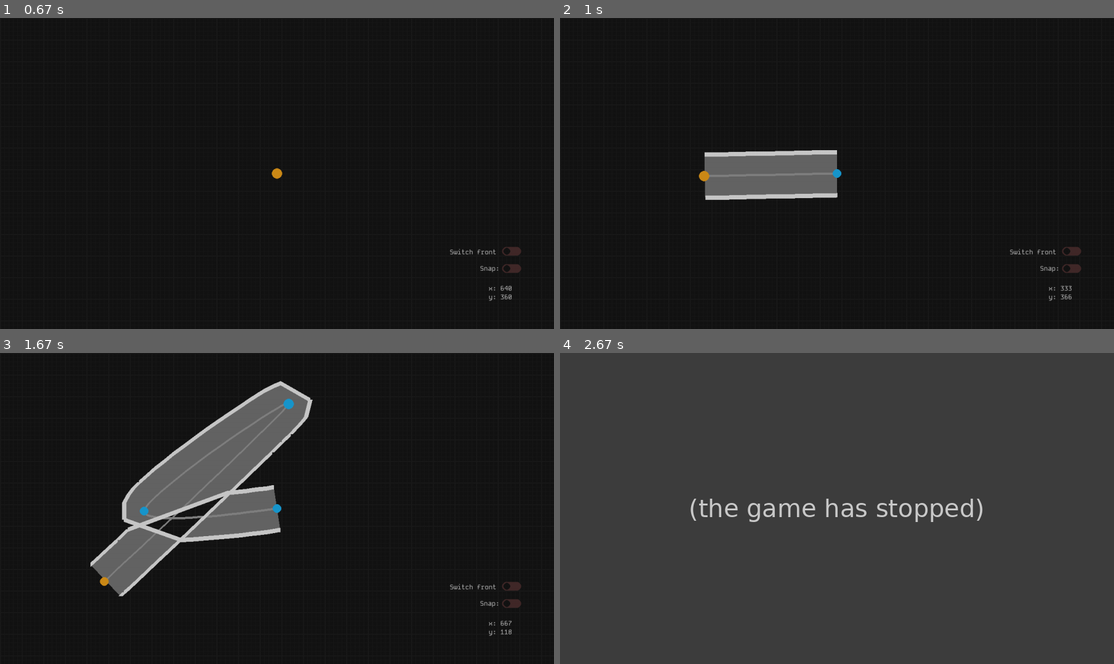
Above: before the commit, frames 1-4 (two rows, left to right).
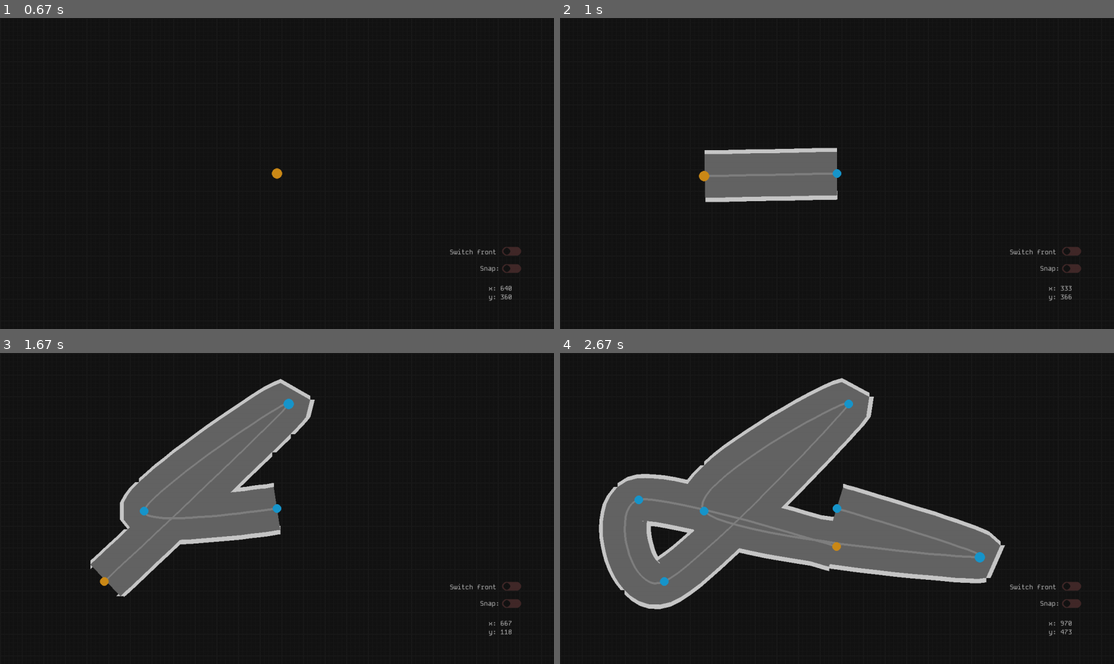
Above: after the commit, the same moments.

Repository: Raphael-W/Racing-Line
Game: pygame game, started from main.py
The game is run twice, just before and just after one commit, with the same random seed, the same clock (stepped at 60 frames per second) and the same inputs.
Inputs (mouse positions are in pixels of both pictures, inside the frame that each line leads up to):
- Up to frame 1 (0.67 s): click (277, 173) at 0.38 s
- Up to frame 2 (1 s): click (704, 176) at 0.72 s
- Up to frame 3 (1.67 s): click (105, 580) at 1.05 s; click (288, 402) at 1.38 s
- Up to frame 4 (2.67 s): click (637, 499) at 1.72 s; click (837, 545) at 2.05 s; click (981, 558) at 2.38 s

Frame 1 is identical in both runs. In frame 2, 0.8% of the frame differs, in the area x 26-51%, y 41-60%; in frame 3, 2.7%; in frame 4, 99%, in the area x 0-100%, y 0-100%.
Error before the commit: ValueError: not enough values to unpack (expected 2, got 0) (spline.py line 245); the game stopped at 2.38 s (later frames are placeholders)

Commit message:
Fixed kink issue

Diff:
--- a/spline.py
+++ b/spline.py
@@ -13,13 +13,12 @@
     point2 = np.array(point2)
     point3 = np.array(point3)
 
-    return np.linalg.norm(np.cross(point2-point1, point1-point3))/np.linalg.norm(point2-point1)
-
+    return np.abs(np.cross(point2-point1, point1-point3)) / np.linalg.norm(point2-point1)
 
 def findKink(point, linePoints, width):
     kinkFound = False
     for pointIndex in range(len(linePoints)):
-        kinkFound = kinkFound or (pointDistance(point, linePoints[pointIndex]) < width)
+        kinkFound = kinkFound or (pointDistance(point, linePoints[pointIndex]) < (width - 1))
     return kinkFound
 
 
@@ -111,6 +110,9 @@
         self.pointsSelected = []
         self.mouseHovering = None
 
+        self.perSegRes = 20
+        self.width = 50
+
         for point in points:
             self.points.append(ControlPoint(point[0], point[1]))
 
@@ -154,61 +156,61 @@
 
         return pointCoords
 
-    def computeSpline(self, perSegRes = 20, updatePoints = []):
+    def computeSpline(self, updatePoints = []):
         numOfSegments = len(self.points) - 1
 
         if len(self.points) >= 2:
             if len(updatePoints) > 0:
-                if (numOfSegments * perSegRes) > len(self.splinePoints):
+                if (numOfSegments * self.perSegRes) > len(self.splinePoints):
                     for point in updatePoints:
                         if point > 0:
-                            self.splinePoints = self.splinePoints[:((point - 1) * perSegRes):] + ([''] * perSegRes) + self.splinePoints[((point - 1) * perSegRes):]
+                            self.splinePoints = self.splinePoints[:((point - 1) * self.perSegRes):] + ([''] * self.perSegRes) + self.splinePoints[((point - 1) * self.perSegRes):]
                         else:
-                            self.splinePoints = ([''] * perSegRes) + self.splinePoints
-
-                elif (numOfSegments * perSegRes) < len(self.splinePoints):
+                            self.splinePoints = ([''] * self.perSegRes) + self.splinePoints
+
+                elif (numOfSegments * self.perSegRes) < len(self.splinePoints):
                     for point in updatePoints:
                         if point > 0:
-                            self.splinePoints = self.splinePoints[:((point - 1) * perSegRes):] + self.splinePoints[(point * perSegRes):]
+                            self.splinePoints = self.splinePoints[:((point - 1) * self.perSegRes):] + self.splinePoints[(point * self.perSegRes):]
                         else:
-                            self.splinePoints = self.splinePoints[((point + 1) * perSegRes):]
+                            self.splinePoints = self.splinePoints[((point + 1) * self.perSegRes):]
 
             else:
-                self.splinePoints = [''] * (numOfSegments * perSegRes)
-
-            resolution = numOfSegments * perSegRes
+                self.splinePoints = [''] * (numOfSegments * self.perSegRes)
+
+            resolution = numOfSegments * self.perSegRes
             updateRange = (0, resolution)
 
             if len(updatePoints) > 0:
                 lowerBound = max((min(updatePoints) - 2, 0))
                 upperBound = min(max(updatePoints) + 2, numOfSegments)
-                updateRange = (lowerBound * perSegRes, upperBound * perSegRes)
+                updateRange = (lowerBound * self.perSegRes, upperBound * self.perSegRes)
 
 
             for tInt in range(*updateRange):
                 t = tInt / resolution
                 self.splinePoints[tInt] = (calculateSpline(self.returnPointCoords(), t))
 
-    def computeTrackEdges(self, perSegRes = 20, updatePoints = [], width = 50):
+    def computeTrackEdges(self, updatePoints = []):
         if len(self.splinePoints) >= 2:
             if len(updatePoints) > 0:
                 if len(self.splinePoints) > len(self.leftTrackEdge):
                     for point in updatePoints:
                         if point > 0:
-                            self.leftTrackEdge = self.leftTrackEdge[:((point - 1) * perSegRes)] + ([''] * perSegRes) + self.leftTrackEdge[((point - 1) * perSegRes):]
-                            self.rightTrackEdge = self.rightTrackEdge[:((point - 1) * perSegRes)] + ([''] * perSegRes) + self.rightTrackEdge[((point - 1) * perSegRes):]
+                            self.leftTrackEdge = self.leftTrackEdge[:((point - 1) * self.perSegRes)] + ([''] * self.perSegRes) + self.leftTrackEdge[((point - 1) * self.perSegRes):]
+                            self.rightTrackEdge = self.rightTrackEdge[:((point - 1) * self.perSegRes)] + ([''] * self.perSegRes) + self.rightTrackEdge[((point - 1) * self.perSegRes):]
                         else:
-                            self.leftTrackEdge = ([''] * perSegRes) + self.leftTrackEdge
-                            self.rightTrackEdge = ([''] * perSegRes) + self.rightTrackEdge
+                            self.leftTrackEdge = ([''] * self.perSegRes) + self.leftTrackEdge
+                            self.rightTrackEdge = ([''] * self.perSegRes) + self.rightTrackEdge
 
                 elif len(self.splinePoints) < len(self.leftTrackEdge):
                     for point in updatePoints:
                         if point > 0:
-                            self.leftTrackEdge = self.leftTrackEdge[:((point - 1) * perSegRes)] + self.leftTrackEdge[(point * perSegRes):]
-                            self.rightTrackEdge = self.rightTrackEdge[:((point - 1) * perSegRes)] + self.rightTrackEdge[(point * perSegRes):]
+                            self.leftTrackEdge = self.leftTrackEdge[:((point - 1) * self.perSegRes)] + self.leftTrackEdge[(point * self.perSegRes):]
+                            self.rightTrackEdge = self.rightTrackEdge[:((point - 1) * self.perSegRes)] + self.rightTrackEdge[(point * self.perSegRes):]
                         else:
-                            self.leftTrackEdge = self.leftTrackEdge[((point + 1) * perSegRes):]
-                            self.rightTrackEdge = self.rightTrackEdge[((point + 1) * perSegRes):]
+                            self.leftTrackEdge = self.leftTrackEdge[((point + 1) * self.perSegRes):]
+                            self.rightTrackEdge = self.rightTrackEdge[((point + 1) * self.perSegRes):]
 
             else:
                 self.leftTrackEdge = [''] * (len(self.splinePoints))
@@ -216,8 +218,8 @@
 
             updateRange = (0, len(self.splinePoints))
             if len(updatePoints) > 0:
-                lowerBound = max((min(updatePoints) - 2) * perSegRes, 0)
-                upperBound = min((max(updatePoints) + 2) * perSegRes, len(self.splinePoints))
+                lowerBound = max((min(updatePoints) - 2) * self.perSegRes, 0)
+                upperBound = min((max(updatePoints) + 2) * self.perSegRes, len(self.splinePoints))
                 updateRange = (lowerBound, upperBound)
 
             xExt = (self.splinePoints[-1][0] - self.splinePoints[-2][0])
@@ -225,34 +227,39 @@
             pointExt = (self.splinePoints[-1][0] + xExt, self.splinePoints[-1][1] + yExt)
             extendedSplinePoints = self.splinePoints + [pointExt]
 
-            nonKinkCoordLeft = self.leftTrackEdge[updateRange[0]]
-            nonKinkCoordRight = self.rightTrackEdge[updateRange[0]]
-
             for seg in range(*updateRange):
                 distance = pointDistance(extendedSplinePoints[seg], extendedSplinePoints[seg + 1])
 
-                newXLeft = ((width * (extendedSplinePoints[seg][1] - extendedSplinePoints[seg + 1][1])) / distance) + extendedSplinePoints[seg][0]
-                newYLeft = ((width * (extendedSplinePoints[seg + 1][0] - extendedSplinePoints[seg][0])) / distance) + extendedSplinePoints[seg][1]
-
-                newXRight = ((-width * (extendedSplinePoints[seg][1] - extendedSplinePoints[seg + 1][1])) / distance) + extendedSplinePoints[seg][0]
-                newYRight = ((-width * (extendedSplinePoints[seg + 1][0] - extendedSplinePoints[seg][0])) / distance) + extendedSplinePoints[seg][1]
-
-                lowerBound = max((min(updatePoints) - 3) * perSegRes, 0)
-                upperBound = min((max(updatePoints) + 3) * perSegRes, len(self.splinePoints))
-                updateRange = (lowerBound, upperBound)
-
-                if findKink((newXLeft, newYLeft), extendedSplinePoints[updateRange[0]: updateRange[1]], width - 1):
-                    newXLeft, newYLeft = nonKinkCoordLeft
-                else:
-                    nonKinkCoordLeft = (newXLeft, newYLeft)
-
-                if findKink((newXRight, newYRight), extendedSplinePoints[updateRange[0]: updateRange[1]], width - 1):
-                    newXRight, newYRight = nonKinkCoordRight
-                else:
-                    nonKinkCoordRight = (newXRight, newYRight)
+                newXLeft = ((self.width * (extendedSplinePoints[seg][1] - extendedSplinePoints[seg + 1][1])) / distance) + extendedSplinePoints[seg][0]
+                newYLeft = ((self.width * (extendedSplinePoints[seg + 1][0] - extendedSplinePoints[seg][0])) / distance) + extendedSplinePoints[seg][1]
+
+                newXRight = ((-self.width * (extendedSplinePoints[seg][1] - extendedSplinePoints[seg + 1][1])) / distance) + extendedSplinePoints[seg][0]
+                newYRight = ((-self.width * (extendedSplinePoints[seg + 1][0] - extendedSplinePoints[seg][0])) / distance) + extendedSplinePoints[seg][1]
 
                 self.leftTrackEdge[seg] = (newXLeft, newYLeft)
                 self.rightTrackEdge[seg] = (newXRight, newYRight)
+
+    def deKink(self):
+        xExt = (self.splinePoints[-1][0] - self.splinePoints[-2][0])
+        yExt = (self.splinePoints[-1][1] - self.splinePoints[-2][1])
+        pointExt = (self.splinePoints[-1][0] + xExt, self.splinePoints[-1][1] + yExt)
+        extendedSplinePoints = self.splinePoints + [pointExt]
+
+        updateRange = (0, len(self.splinePoints))
+        nonKinkCoordLeft = self.leftTrackEdge[0]
+        nonKinkCoordRight = self.rightTrackEdge[0]
+
+        for seg in range(*updateRange):
+            detectionRange = (max(seg - (2 * self.perSegRes), 0), min(seg + (2 * self.perSegRes), len(self.leftTrackEdge)))
+            if findKink(self.leftTrackEdge[seg], extendedSplinePoints[detectionRange[0]: detectionRange[1]], self.width):
+                self.leftTrackEdge[seg] = nonKinkCoordLeft
+            else:
+                nonKinkCoordLeft = self.leftTrackEdge[seg]
+
+            if findKink(self.rightTrackEdge[seg], extendedSplinePoints[detectionRange[0]: detectionRange[1]], self.width):
+                self.rightTrackEdge[seg] = nonKinkCoordRight
+            else:
+                nonKinkCoordRight = self.rightTrackEdge[seg]
 
     def update(self, mousePosX, mousePosY, screenWidth, screenHeight, screenBorder, pygame, offset, snap):
         self.pointsSelected = [point for point in self.points if point.pointSelected]
@@ -269,7 +276,7 @@
         if len(self.pointsSelected) > 0:
             updatePoints = [self.points.index(point) for point in self.pointsSelected]
             self.computeSpline(updatePoints = updatePoints)
-            self.computeTrackEdges(updatePoints = updatePoints, width = 50)
+            self.computeTrackEdges(updatePoints = updatePoints)
 
     def draw(self, programColours, screen, pygame, offset, switchFront):
         if len(self.points) >= 2:
@@ -277,12 +284,21 @@
             offsetLeftTrackEdge = [(point[0] + offset[0], point[1] + offset[1]) for point in self.leftTrackEdge]
             offsetRightTrackEdge = [(point[0] + offset[0], point[1] + offset[1]) for point in self.rightTrackEdge]
 
-            combinedTrackEdges = offsetLeftTrackEdge + list(reversed(offsetRightTrackEdge))
-
-            pygame.draw.polygon(screen, (100, 100, 100), combinedTrackEdges)
+            pygame.draw.lines(screen, (200, 200, 200), False, offsetLeftTrackEdge, 20)
+            pygame.draw.lines(screen, (200, 200, 200), False, offsetRightTrackEdge, 20)
+
+            for point in range(len(self.points) - 1):
+                overlapIndex = 1
+                if point == 0:
+                    overlapIndex = 0
+
+                leftTrackSegment = offsetLeftTrackEdge[(point * self.perSegRes) - overlapIndex:((point + 1) * self.perSegRes)]
+                rightTrackSegment = offsetRightTrackEdge[(point * self.perSegRes) - overlapIndex:((point + 1) * self.perSegRes)]
+                combinedTrackEdges = leftTrackSegment + list(reversed(rightTrackSegment))
+
+                pygame.draw.polygon(screen, (100, 100, 100), combinedTrackEdges)
+
             pygame.draw.lines(screen, programColours["curve"], False, offsetMainCurve, 5)
-            pygame.draw.lines(screen, (200, 200, 200), False, offsetLeftTrackEdge, 10)
-            pygame.draw.lines(screen, (200, 200, 200), False, offsetRightTrackEdge, 10)
 
         for point in range(len(self.points)):
             colour = programColours["controlPoint"]
